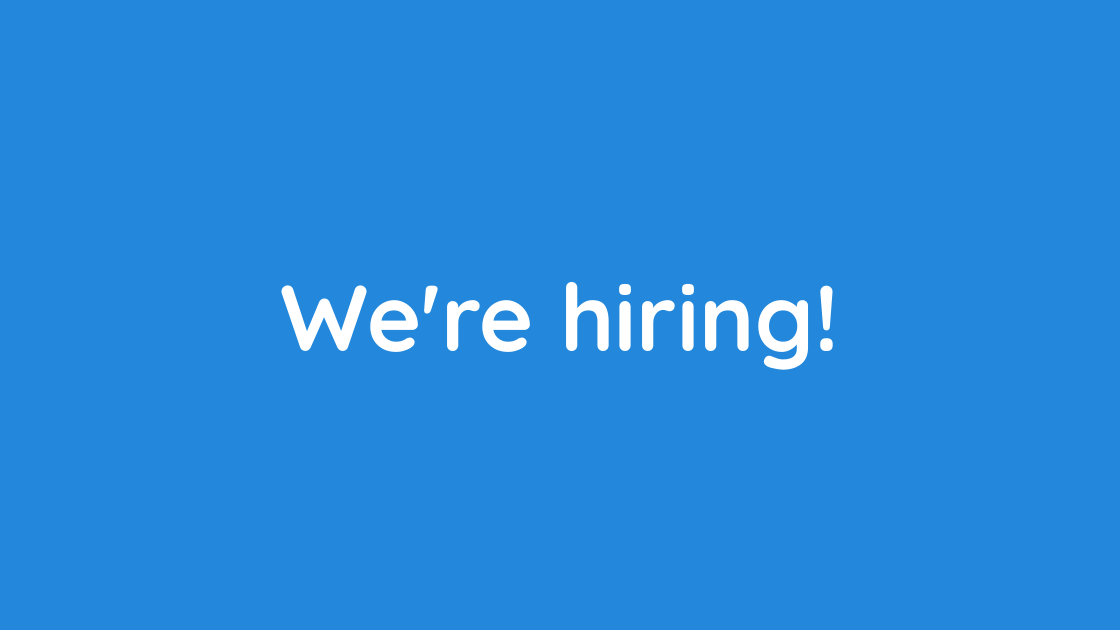
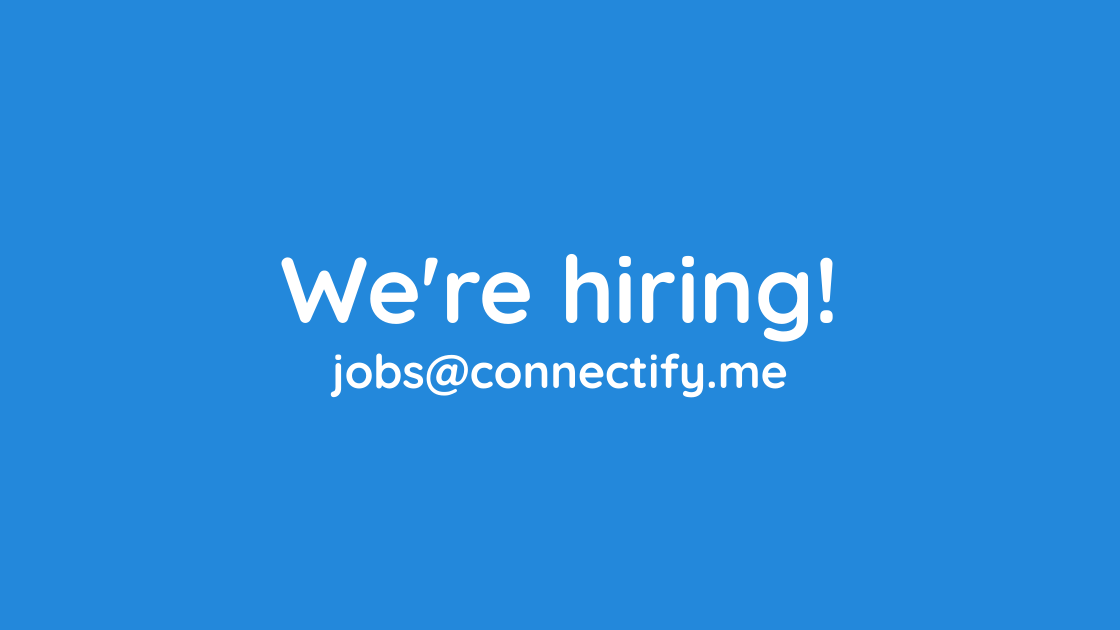
Before and after one commit to bprodoehl/DevOpsMeetup, a slide deck: slide 51 of Using Docker in Production.pptx. Drawn at 1120x630 pixels with LibreOffice and Linux fonts; fonts in the diff are those of the drawing. Boxes give left, top, right and bottom in pixels: in the first picture for what was removed or moved away, otherwise in the second. Text is boxed around its words. In the diff, an @@ line names an element or a change of style, - is before the commit and + after.

```diff
--- a/Using Docker in Production.pptx
+++ b/Using Docker in Production.pptx
@@ title at [332, 339, 788, 398]: paragraph added @@
+jobs@connectify.me
```
Also in this commit, not shown: 2 other slides changed, 1 other file.
